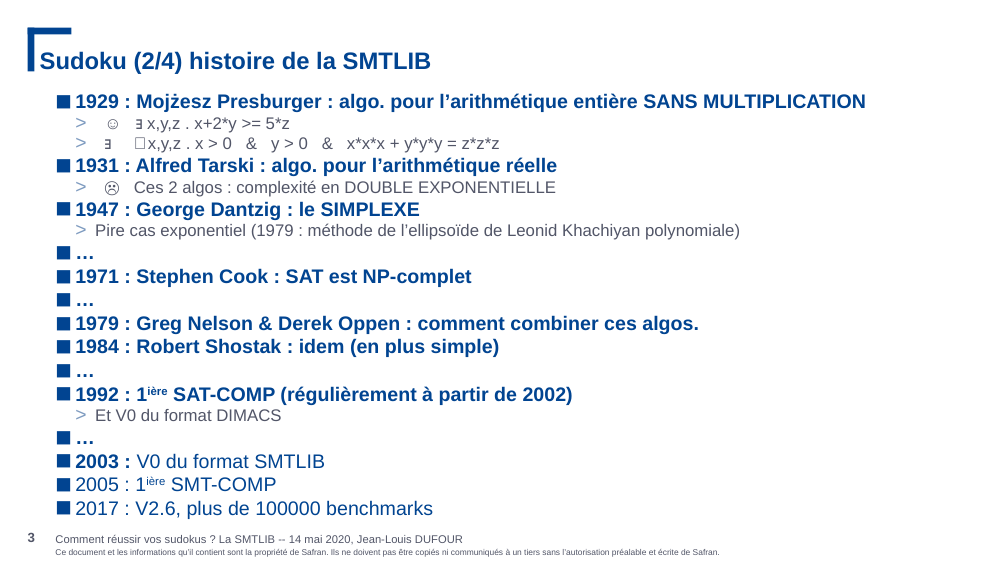
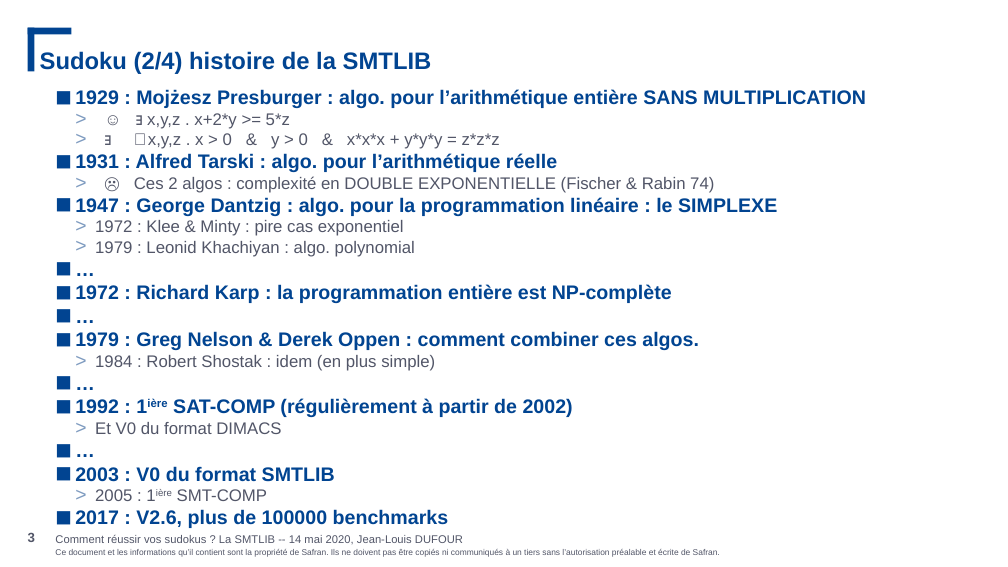
Before and after one commit to JeanLouisDufour/smtlib, a slide deck: slide 3 of sudoku.pptx. Drawn at 1008x567 pixels with LibreOffice and Linux fonts; fonts in the diff are those of the drawing; background and template pictures are left out. Boxes give left, top, right and bottom in pixels: in the first picture for what was removed or moved away, otherwise in the second. Text is boxed around its words. In the diff, an @@ line names an element or a change of style, - is before the commit and + after.

```diff
--- a/sudoku.pptx
+++ b/sudoku.pptx
@@ text at (x1=75, y1=176, x2=777, y2=257): text changed @@
-  > ☹ Ces 2 algos : complexité en DOUBLE EXPONENTIELLE
-■ 1947 : George Dantzig : le SIMPLEXE
-  > Pire cas exponentiel (1979 : méthode de l’ellipsoïde de Leonid Khachiyan polynomiale)
+  > ☹ Ces 2 algos : complexité en DOUBLE EXPONENTIELLE (Fischer & Rabin 74)
+■ 1947 : George Dantzig : algo. pour la programmation linéaire : le SIMPLEXE
+  > 1972 : Klee & Minty : pire cas exponentiel
+  > 1979 : Leonid Khachiyan : algo. polynomial
@@ text at (x1=75, y1=284, x2=672, y2=303): text changed @@
-■ 1971 : Stephen Cook : SAT est NP-complet
+■ 1972 : Richard Karp : la programmation entière est NP-complète
@@ text at (x1=75, y1=355, x2=449, y2=528): size 14 to 12 pt, text colour #014491 to #525668 in "1984 : Robert Shostak : idem (en ...", "2005 : 1ière SMT-COMP"; bold off in "1984 : Robert Shostak : idem (en ..."; bold on in "V0 du format SMTLIB", "2017 : V2.6, plus de 100000 benchmarks"; bullet ■ to >; list level 1 to 2 in "1984 : Robert Shostak : ..."; list level 1 to 2 in "2005 : 1ière SMT-COMP" @@
```
Also in this commit, not shown: 2 other slides changed, 3 other files.
